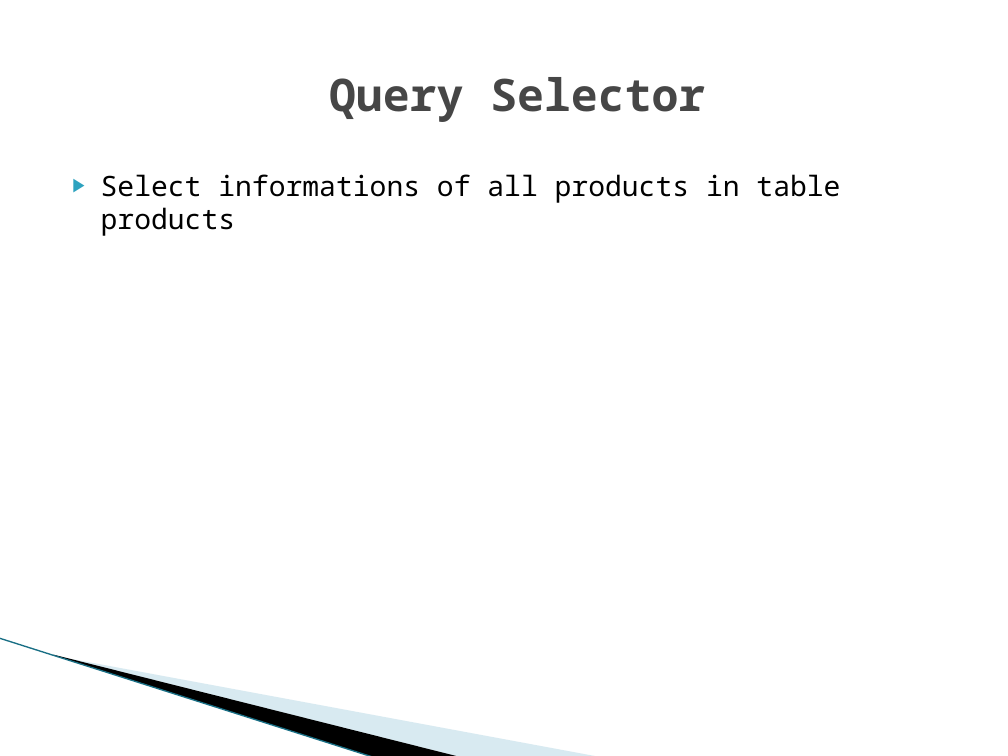
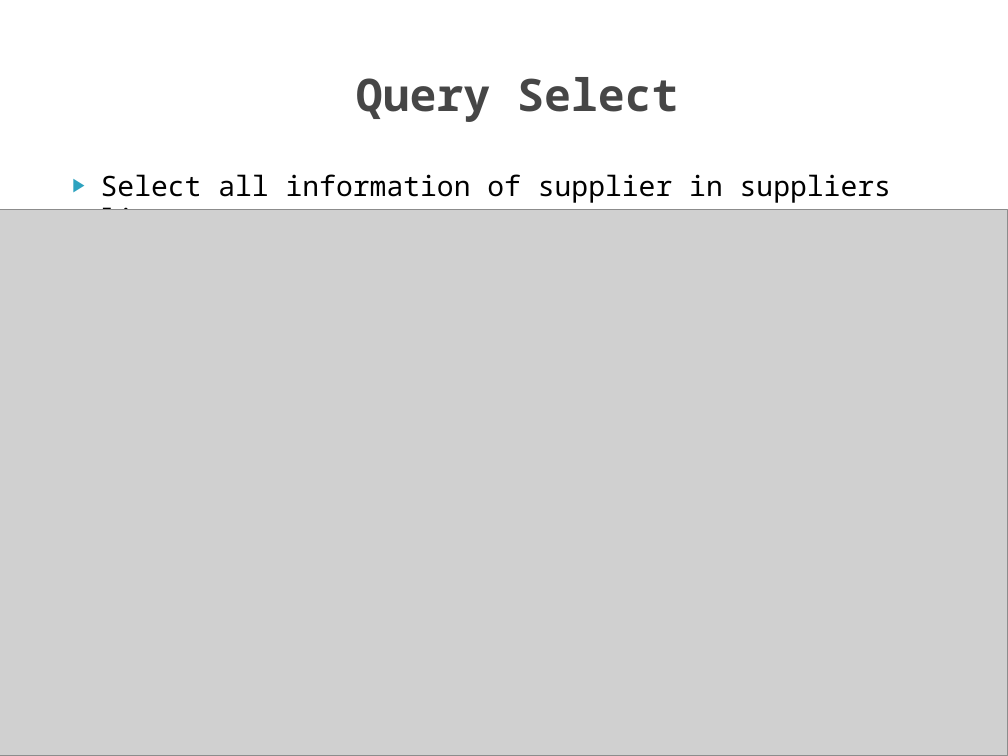
Before and after one commit to iamvucms/SICT, a slide deck: slide 12 of SQL/Project1_database_design_and_query.pptx (slide 10 before the commit). Drawn at 1008x756 pixels with LibreOffice and Linux fonts; fonts in the diff are those of the drawing; grey boxes stand for pictures; background and template pictures are left out. Boxes give left, top, right and bottom in pixels: in the first picture for what was removed or moved away, otherwise in the second. Text is boxed around its words. In the diff, an @@ line names an element or a change of style, - is before the commit and + after.

```diff
--- a/SQL/Project1_database_design_and_query.pptx
+++ b/SQL/Project1_database_design_and_query.pptx
@@ title at <box>356,77,678,122</box>: text changed @@
-Query Selector
+Query Select
@@ text at <box>101,174,891,210</box>: text changed @@
-▶ Select informations of all products in table products
+▶ Select all information of supplier in suppliers list
@@ picture added at <box>0,210,1008,756</box> @@
@@ freeform shape removed at <box>79,551,498,711</box> @@
```
Also in this commit, not shown: 5 other slides changed, 19 slides added.
